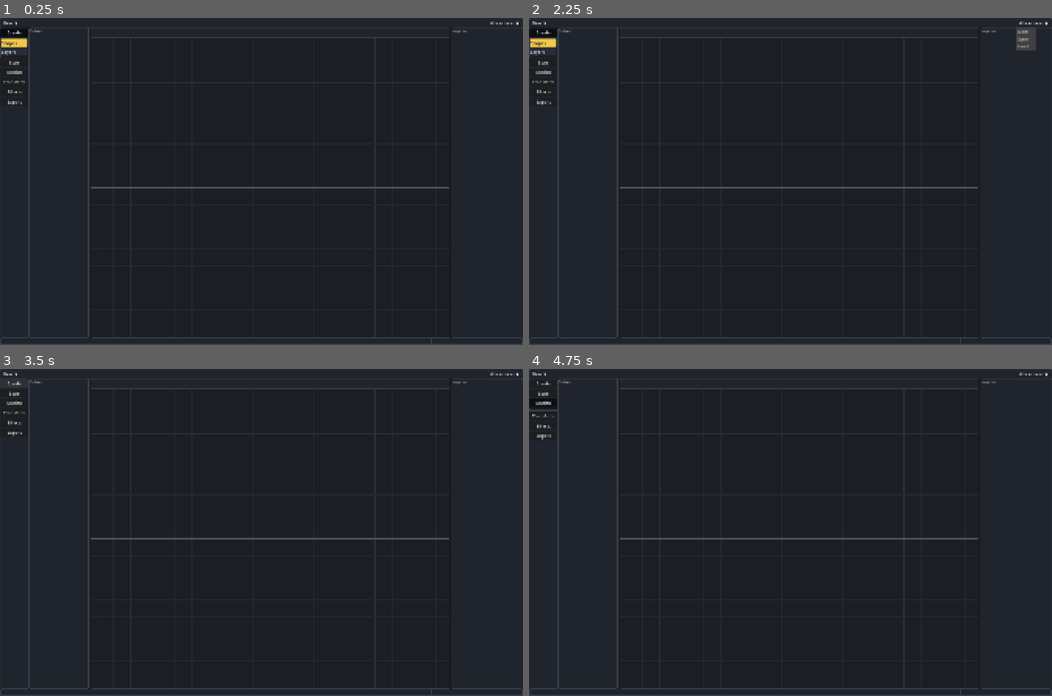
Above: before the commit, frames 1-4 (two rows, left to right).
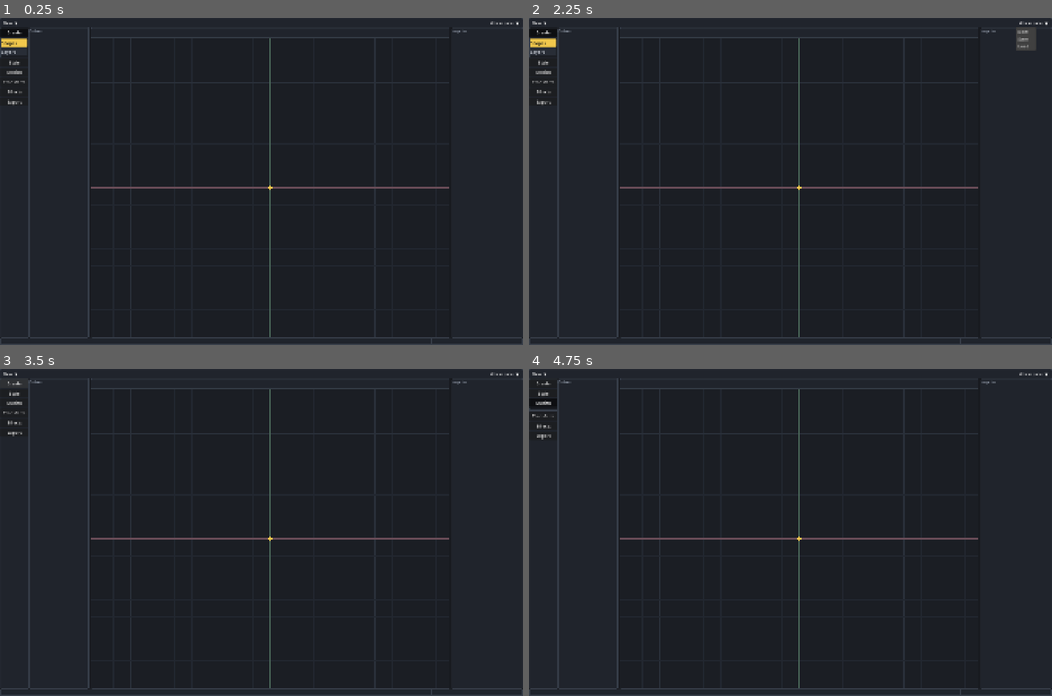
Above: after the commit, the same moments.

Repository: umut144/PolyPixar
Game: Godot game, scene res://scenes/main.tscn
Same seed, same stepped clock (60 frames per second), same inputs: the game is played once before the commit and once after it.
Inputs:
- Up to frame 1 (0.25 s): no input
- Up to frame 2 (2.25 s): click "New ▼" at 0.5 s; click "New ▼" at 1.25 s; click "Workspace ▼" at 2 s
- Up to frame 3 (3.5 s): click "Create" at 2.75 s
- Up to frame 4 (4.75 s): click "Style" at 3.5 s; click "Motion" at 4.25 s

The runs differ from the first frame. In frame 1, 0.6% of the frame differs, in the area x 17-86%, y 6-98%; in frame 2, 0.6%; in frame 3, 0.6%; in frame 4, 0.6%.

Commit message:
feat: mark canvas origin and coordinate axes

Diff:
--- a/scripts/component_canvas.gd
+++ b/scripts/component_canvas.gd
@@ -16,6 +16,7 @@
 const GIZMO_AXIS_LENGTH := 42.0
 const HANDLE_HIT_RADIUS := 12.0
 const FREE_HANDLE_RADIUS := 10.0
+const ORIGIN_MARKER_RADIUS := 6.0
 
 var view_center := Vector2.ZERO
 var zoom := 1.0
@@ -243,9 +244,14 @@
 		var world_y := grid_index * grid_step
 		var color := Color("#2a303a") if posmod(grid_index, 4) == 0 else Color("#222730")
 		draw_line(_world_to_screen(Vector2(min_world.x, world_y)), _world_to_screen(Vector2(max_world.x, world_y)), color, 1.0)
-	var axis_color := Color("#46505e")
-	draw_line(_world_to_screen(Vector2(min_world.x, 0.0)), _world_to_screen(Vector2(max_world.x, 0.0)), axis_color, 1.0)
-	draw_line(_world_to_screen(Vector2(0.0, min_world.y)), _world_to_screen(Vector2(0.0, max_world.y)), axis_color, 1.0)
+	var origin_screen := _world_to_screen(Vector2.ZERO)
+	var x_axis_color := Color("#6a4d58")
+	var y_axis_color := Color("#4c6a5b")
+	draw_line(_world_to_screen(Vector2(min_world.x, 0.0)), _world_to_screen(Vector2(max_world.x, 0.0)), x_axis_color, 2.0)
+	draw_line(_world_to_screen(Vector2(0.0, min_world.y)), _world_to_screen(Vector2(0.0, max_world.y)), y_axis_color, 2.0)
+	draw_circle(origin_screen, ORIGIN_MARKER_RADIUS, Color("#f2c94c"), false, 2.0)
+	draw_line(origin_screen - Vector2(10.0, 0.0), origin_screen + Vector2(10.0, 0.0), Color("#f2c94c"), 1.0)
+	draw_line(origin_screen - Vector2(0.0, 10.0), origin_screen + Vector2(0.0, 10.0), Color("#f2c94c"), 1.0)
 	_draw_reference_shapes()
 	_draw_outer_shape()
 	_draw_line_draft()
Not shown, changed: docs/AI_CONTEXT.md
Not shown, changed: docs/ARCHITECTURE.md
Not shown, changed: docs/MVP_CHECKLIST.md
